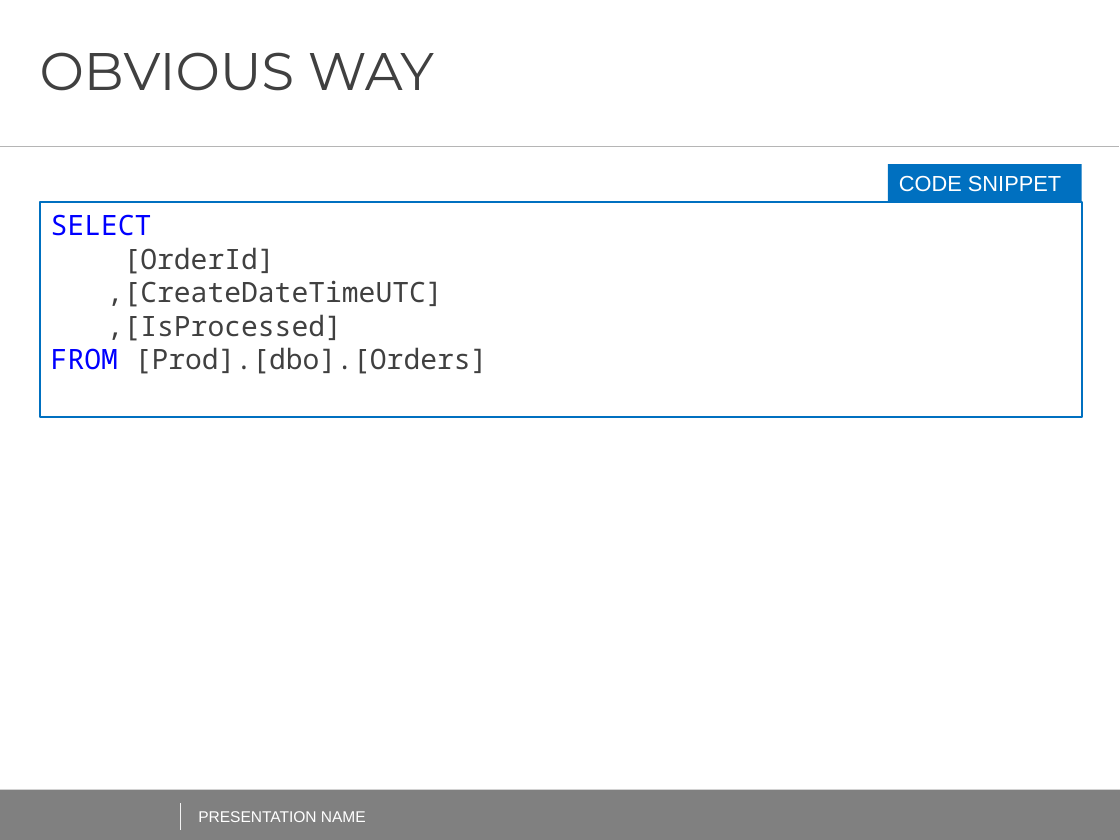
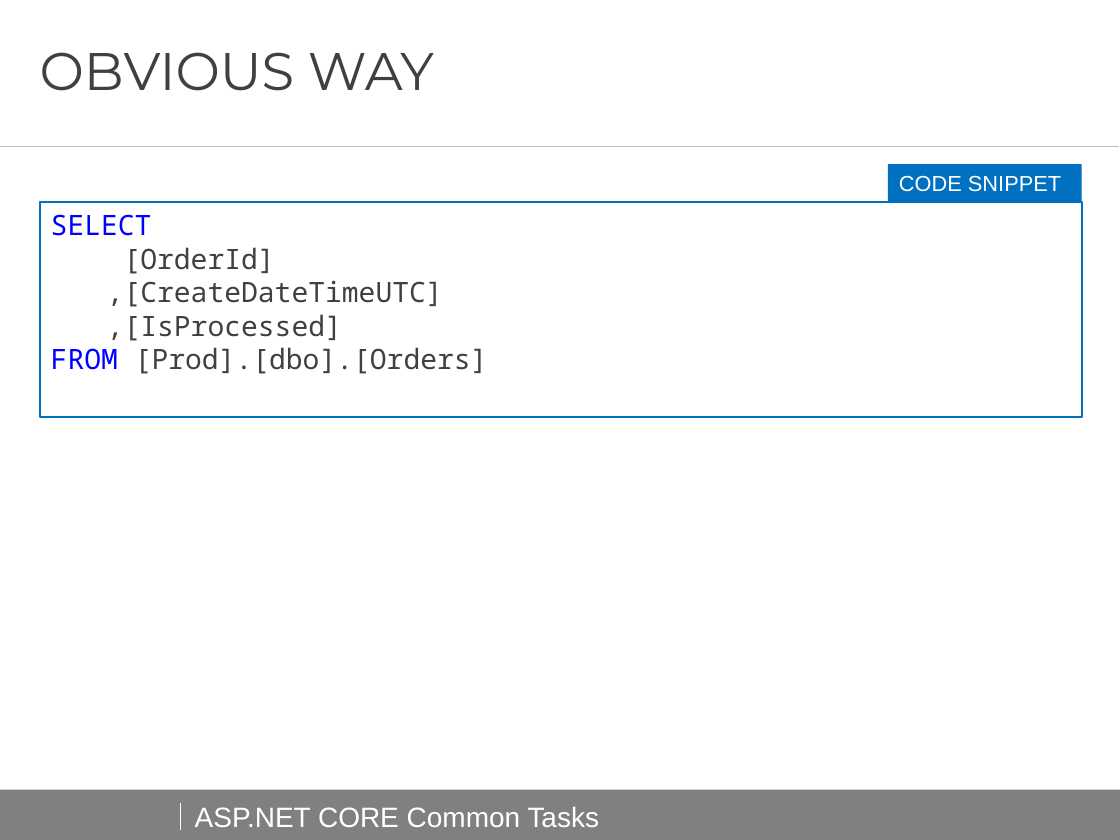
Before and after one commit to AndreiShenets/ASP.NET-Lectures, a slide deck: slide 13 of docs/ASP.NET CORE - Common Tasks - iTechArt 2018.pptx. Drawn at 1120x840 pixels with LibreOffice and Linux fonts; fonts in the diff are those of the drawing; background and template pictures are left out. Boxes give left, top, right and bottom in pixels: in the first picture for what was removed or moved away, otherwise in the second. Text is boxed around its words. In the diff, an @@ line names an element or a change of style, - is before the commit and + after.

```diff
--- a/docs/ASP.NET CORE - Common Tasks - iTechArt 2018.pptx
+++ b/docs/ASP.NET CORE - Common Tasks - iTechArt 2018.pptx
@@ text added at [195, 807, 600, 827], 18 pt, text #FFFFFF @@
+ASP.NET CORE Common Tasks
@@ text removed at [198, 811, 366, 822] @@
-PRESENTATION NAME
```
Also in this commit, not shown: 25 other slides changed, 1 slide added, 1 slide removed, 2 other files.
